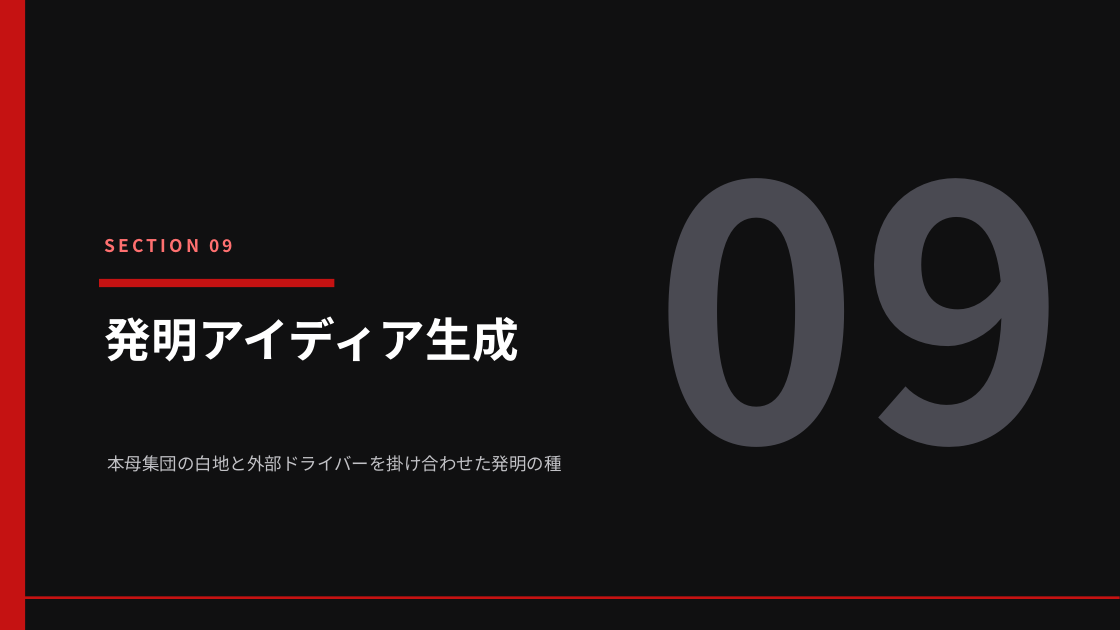
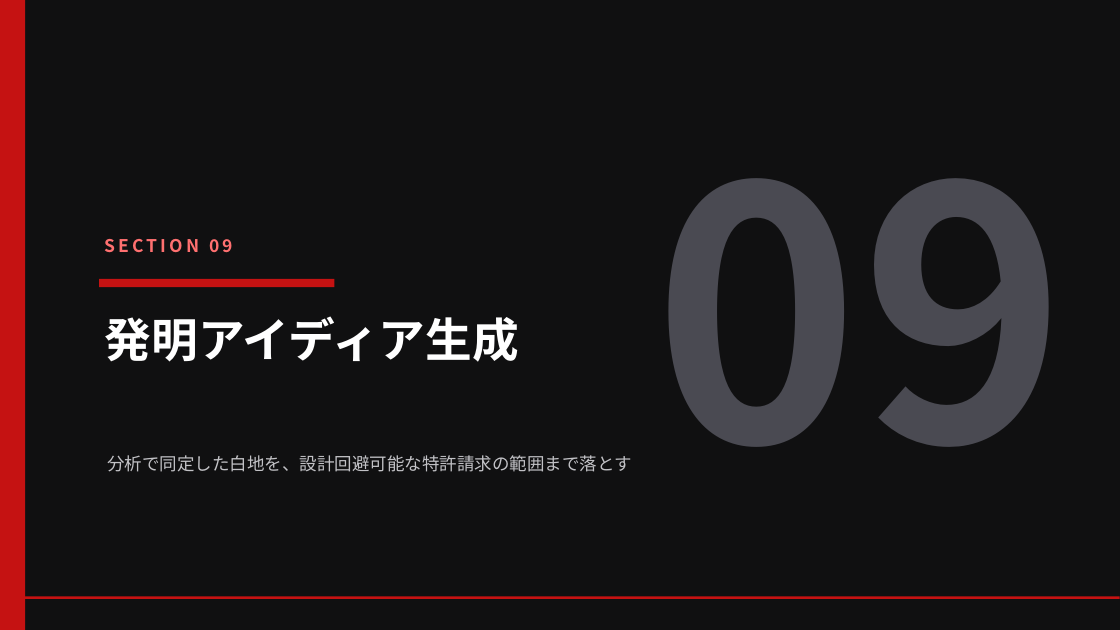
Before and after one commit to Rajahmal/apollo-patent-analysis, a slide deck: slide 45 of reports/apollo_report_20260614.pptx. Drawn at 1120x630 pixels with LibreOffice and Linux fonts; fonts in the diff are those of the drawing. Boxes give left, top, right and bottom in pixels: in the first picture for what was removed or moved away, otherwise in the second. Text is boxed around its words. In the diff, an @@ line names an element or a change of style, - is before the commit and + after.

```diff
--- a/reports/apollo_report_20260614.pptx
+++ b/reports/apollo_report_20260614.pptx
@@ text at [107,455,631,472]: text changed @@
-本母集団の白地と外部ドライバーを掛け合わせた発明の種
+分析で同定した白地を、設計回避可能な特許請求の範囲まで落とす
```
Also in this commit, not shown: 9 other slides changed, 7 slides added, 2 slides removed, 1 other file.
